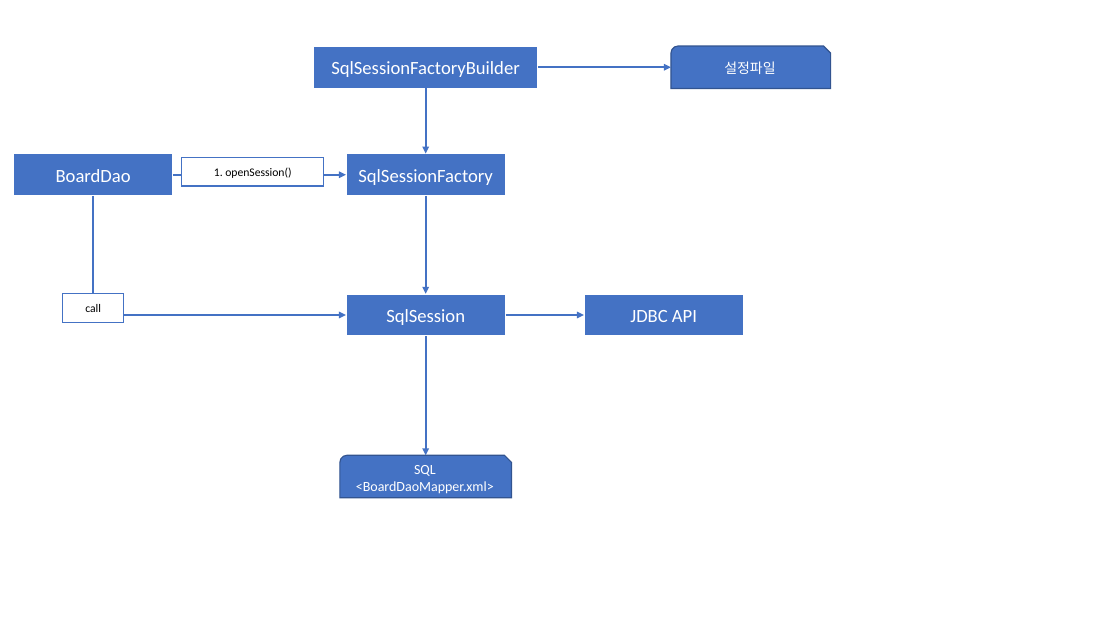
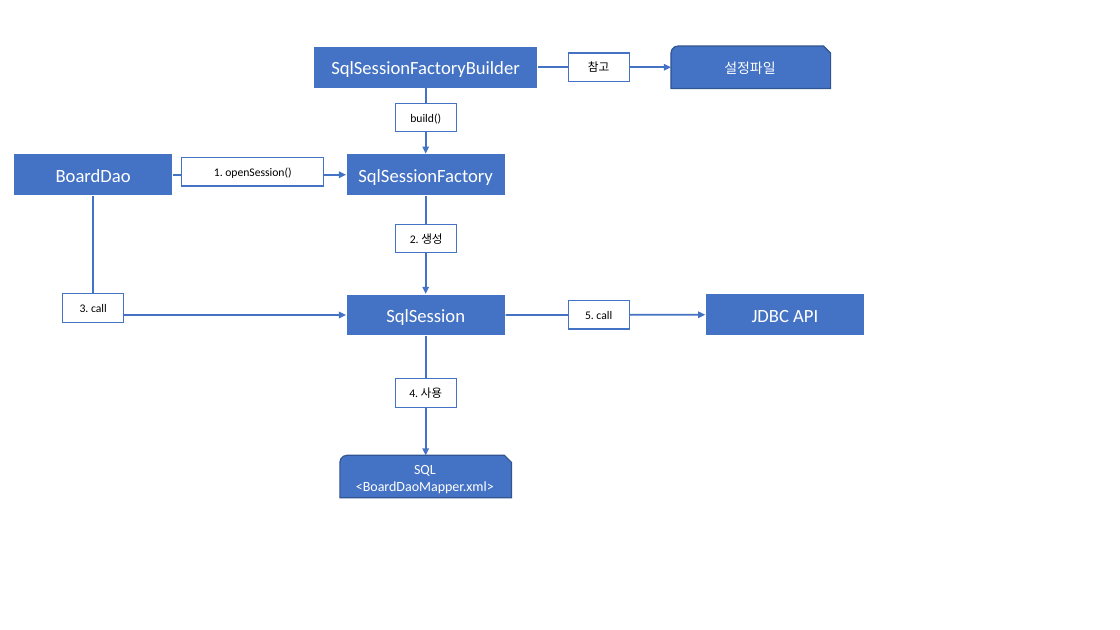
Before and after one commit to Dingadung/2022-study-workspace, a slide deck: slide 47 of study-note/자바/2022-10-11 내용정리.pptx. Drawn at 1120x630 pixels with LibreOffice and Linux fonts; fonts in the diff are those of the drawing. Boxes give left, top, right and bottom in pixels: in the first picture for what was removed or moved away, otherwise in the second. Text is boxed around its words. In the diff, an @@ line names an element or a change of style, - is before the commit and + after.

```diff
--- a/study-note/자바/2022-10-11 내용정리.pptx
+++ b/study-note/자바/2022-10-11 내용정리.pptx
@@ rectangle added at [568, 53, 629, 82], fill #FFFFFF, outline #4472C4 1 pt, 10 pt, text #000000 @@
+참고
@@ rectangle added at [395, 103, 456, 132], fill #FFFFFF, outline #4472C4 1 pt, 10 pt, text #000000 @@
+build()
@@ rectangle added at [396, 224, 457, 253], fill #FFFFFF, outline #4472C4 1 pt, 10 pt, text #000000 @@
+2. 생성
@@ rectangle "JDBC API": place and size @@
-rectangle "JDBC API" at [584, 294, 744, 337]
+rectangle "JDBC API" at [705, 293, 865, 336]
@@ text in rectangle at [80, 304, 107, 312]: text changed @@
-call
+3. call
@@ arrow moved from (506, 315) - (584, 315) to (506, 315) - (705, 315) @@
@@ rectangle added at [568, 301, 629, 329], fill #FFFFFF, outline #4472C4 1 pt, 10 pt, text #000000 @@
+5. call
@@ rectangle added at [395, 379, 456, 408], fill #FFFFFF, outline #4472C4 1 pt, 10 pt, text #000000 @@
+4. 사용
```
Also in this commit, not shown: 1 other file.
